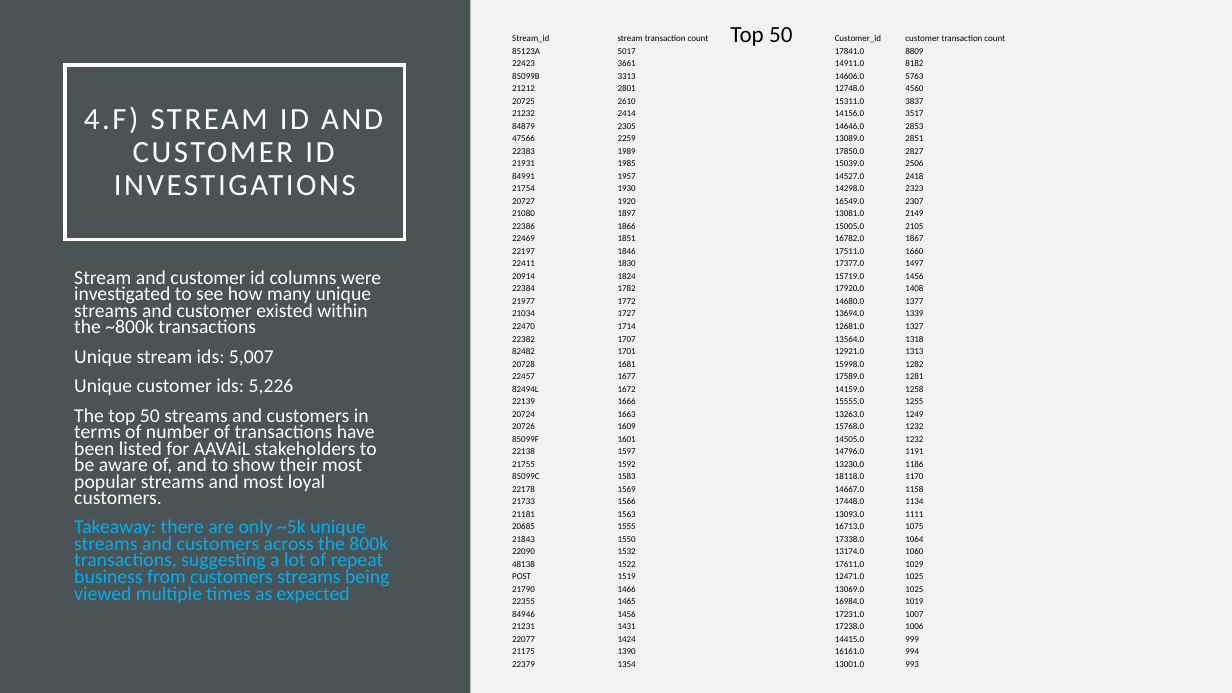
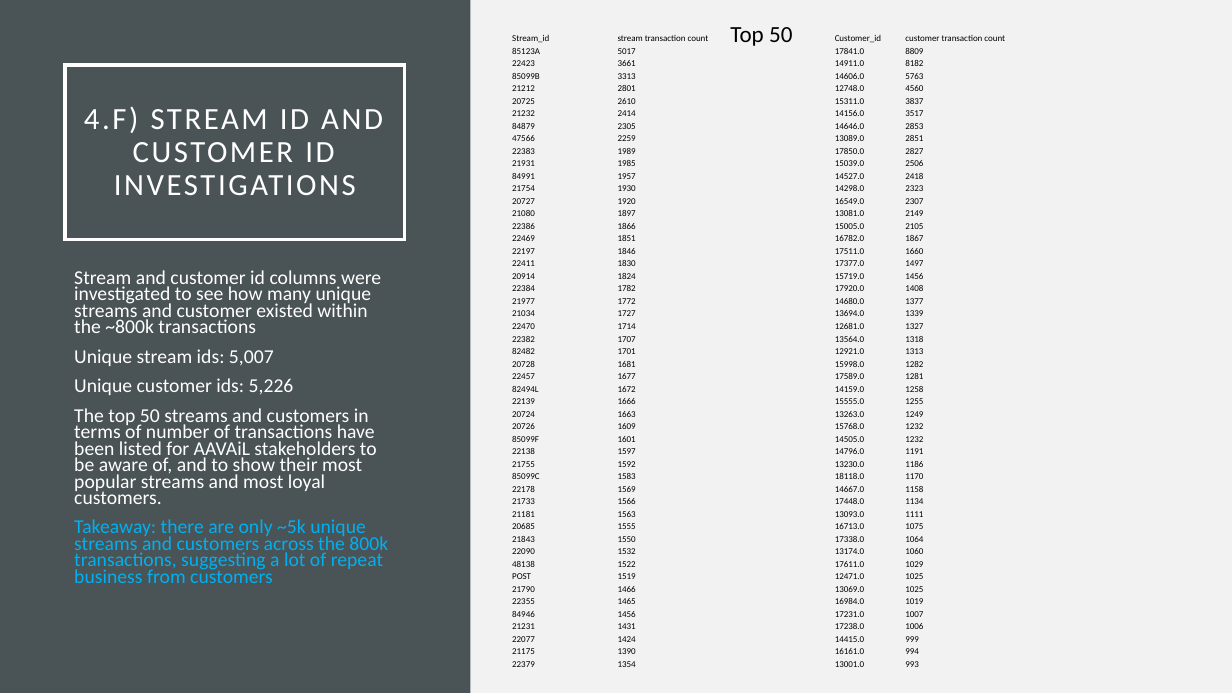
Before and after one commit to richardcure/capstone, a slide deck: slide 18 of Part 1 Data Investigation/AAVAiL Revenue Prediction - Data Investigation Summary.pptx. Drawn at 1232x693 pixels with LibreOffice and Linux fonts; fonts in the diff are those of the drawing. Boxes give left, top, right and bottom in pixels: in the first picture for what was removed or moved away, otherwise in the second. Text is boxed around its words. In the diff, an @@ line names an element or a change of style, - is before the commit and + after.

```diff
--- a/Part 1 Data Investigation/AAVAiL Revenue Prediction - Data Investigation Summary.pptx
+++ b/Part 1 Data Investigation/AAVAiL Revenue Prediction - Data Investigation Summary.pptx
@@ text at [74,519,388,583]: text changed @@
-Takeaway: there are only ~5k unique streams and customers across the 800k transactions, suggesting a lot of repeat business from customers streams being viewed multiple times as expected
+Takeaway: there are only ~5k unique streams and customers across the 800k transactions, suggesting a lot of repeat business from customers
```
Also in this commit, not shown: 1 other slide changed, 2 other files.
